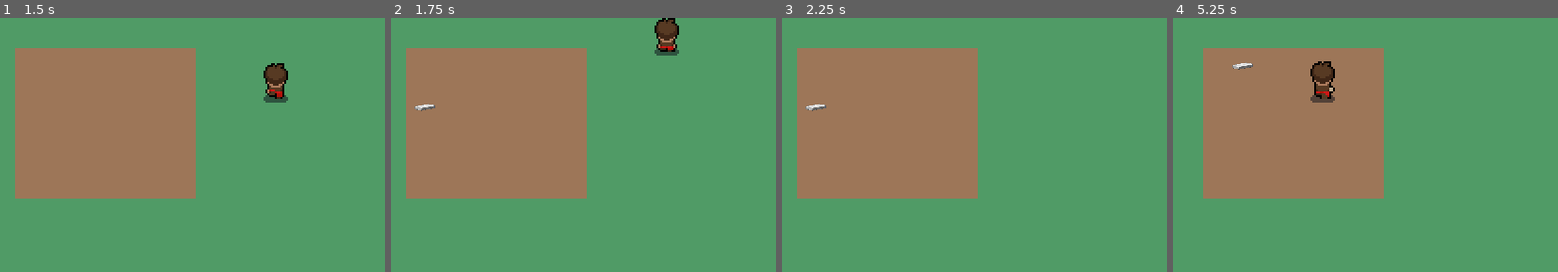
Above: before the commit, frames 1-4 (left to right).
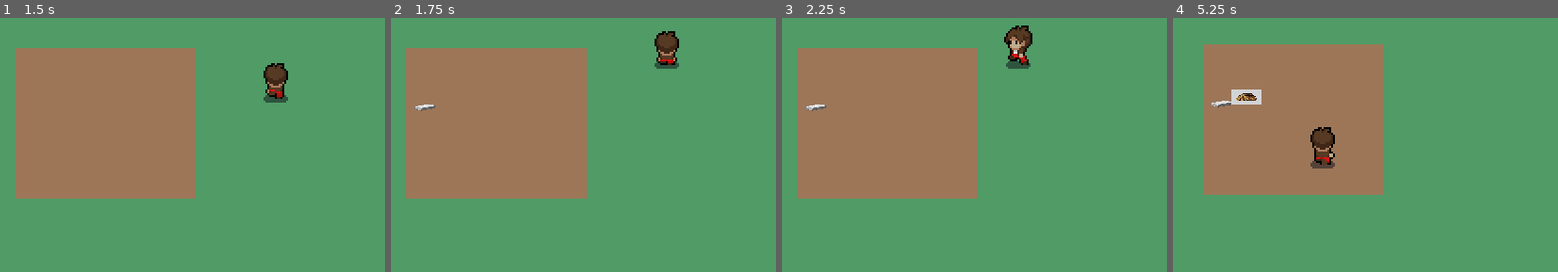
Above: after the commit, the same moments.

Repository: Maxsonin/Mobile-GameDev-Hackatho-IT-Revolution-24
Game: Godot game, scene res://scenes/worlds/Level0/Level0.tscn
The game is run twice, just before and just after one commit, with the same random seed, the same clock (stepped at 60 frames per second) and the same inputs. This scene is started directly instead of the project's main scene.
Inputs:
- Up to frame 1 (1.5 s): hold W (Up) from 0.53 s (still down)
- Up to frame 2 (1.75 s): keep holding W (Up)
- Up to frame 3 (2.25 s): release W (Up) at 2.03 s; hold A (Left) from 2.03 s (still down)
- Up to frame 4 (5.25 s): release A (Left) at 3.53 s; hold S (Down) 3.53-4.28 s; hold D (Right) 4.28-5.03 s; hold W (Up) from 5.03 s (still down)

Frame 1 is identical in both runs. In frame 2, 1.0% of the frame differs, in the area x 68-75%, y 0-20%; in frame 3, 0.9%; in frame 4, 3.7%, in the area x 7-55%, y 10-72%.

Commit message:
invisible walls

Diff:
--- a/scenes/worlds/Level0/Level0.tscn
+++ b/scenes/worlds/Level0/Level0.tscn
@@ -1,8 +1,9 @@
-[gd_scene load_steps=7 format=3 uid="uid://bkrtiq007hbu6"]
+[gd_scene load_steps=8 format=3 uid="uid://bkrtiq007hbu6"]
 
 [ext_resource type="TileSet" uid="uid://bts106mttgyup" path="res://Assets/mainSets.tres" id="2_gw2je"]
 [ext_resource type="PackedScene" uid="uid://085xg8eitu0h" path="res://mainCharacter/main_character.tscn" id="5_b2qqm"]
 [ext_resource type="PackedScene" uid="uid://d07swamehyfdw" path="res://scenes/UIes/Level0UI.tscn" id="6_ncm5q"]
+[ext_resource type="PackedScene" uid="uid://dbf8a8cj7e8rq" path="res://utility/invisibleWall/invisibleWalls.tscn" id="7_e77nr"]
 [ext_resource type="Script" path="res://scenes/worlds/Level0/ResourseManager.gd" id="7_ipqwr"]
 [ext_resource type="PackedScene" uid="uid://c7xhhby0desrl" path="res://scenes/worlds/Level0/nps/blacksmithNPS.tscn" id="7_kn7ii"]
 [ext_resource type="PackedScene" uid="uid://bh0emg14n1yjp" path="res://scenes/worlds/Level0/Collectbles/random_spawner.tscn" id="9_fo4in"]
@@ -33,3 +34,7 @@
 [node name="Npc" parent="." instance=ExtResource("7_kn7ii")]
 position = Vector2(64, 192)
 scale = Vector2(1.5, 1.5)
+
+[node name="InvisibleWall" parent="." instance=ExtResource("7_e77nr")]
+position = Vector2(312, -8)
+scale = Vector2(50, 1)
